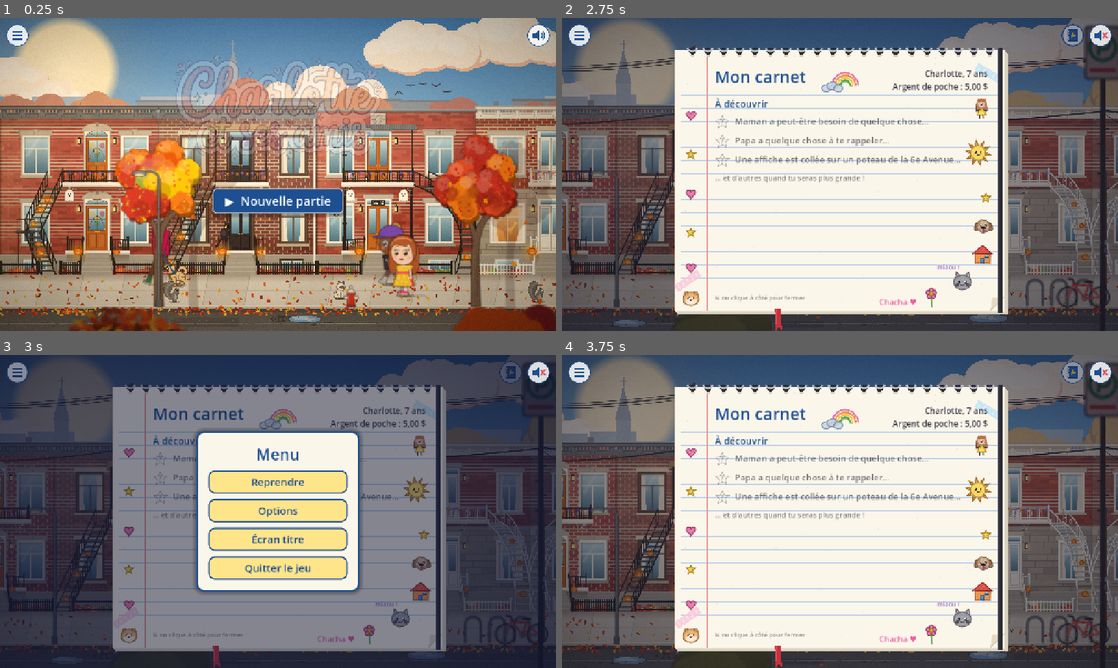
Above: before the commit, frames 1-4 (two rows, left to right).
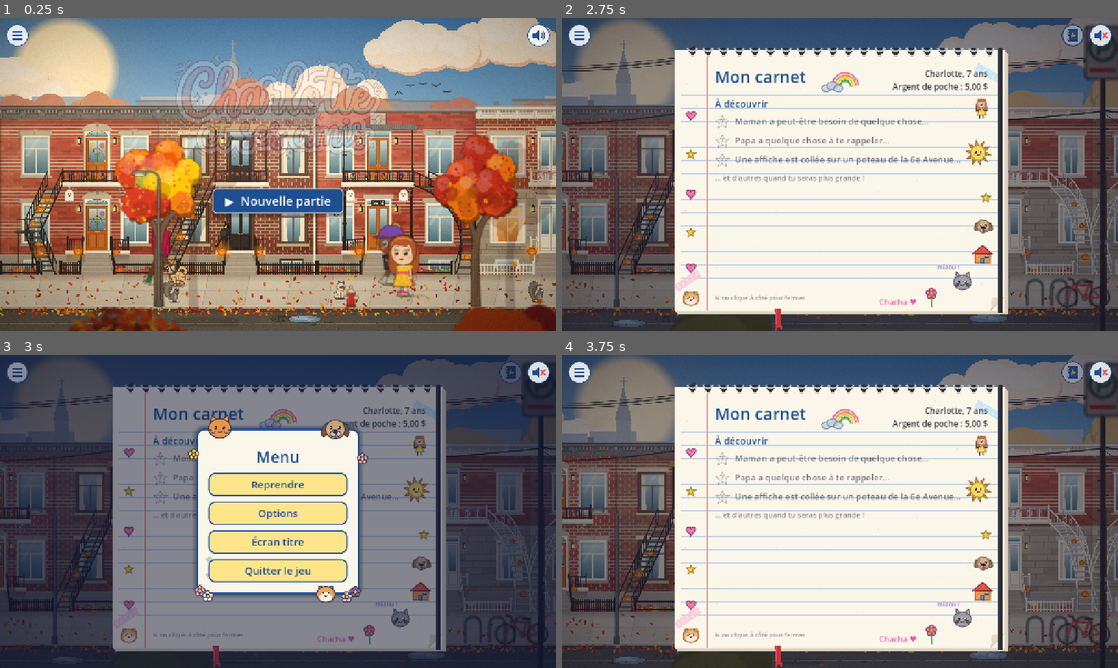
Above: after the commit, the same moments.

Repository: jullmg/jeux
Game: Godot game, scene res://scenes/intro.tscn
The game is run twice, just before and just after one commit, with the same random seed, the same clock (stepped at 60 frames per second) and the same inputs.
Inputs (mouse positions are in pixels of both pictures, inside the frame that each line leads up to):
- Up to frame 1 (0.25 s): no input
- Up to frame 2 (2.75 s): click "▶ Nouvelle partie" at 0.5 s; click (1101, 36) at 1.27 s; click (1073, 36) at 2.02 s
- Up to frame 3 (3 s): click (16, 373) at 2.77 s
- Up to frame 4 (3.75 s): click "Reprendre" at 3.5 s

Frames 1-2 are identical in both runs. In frame 3, 5.5% of the frame differs, in the area x 33-67%, y 19-80%; in frame 4, nothing differs.

Commit message:
Charlotte: a cuter menu, with a cat, a dog, a hamster and flowers
Co-Authored-By: Claude Opus 5.5 <noreply@anthropic.com>

Diff:
--- a/Charlotte/ui/game_menu.gd
+++ b/Charlotte/ui/game_menu.gd
@@ -81,12 +81,14 @@
 			toggle())
 	_page.add_child(dim)
 	_card = PanelContainer.new()
+	_card.draw.connect(_decorate)
 	var style := StyleBoxFlat.new()
 	style.bg_color = CREAM
 	style.border_color = BLUE
 	style.set_border_width_all(4)
 	style.set_corner_radius_all(18)
 	style.set_content_margin_all(28)
+	style.content_margin_top = 40
 	style.shadow_color = Color(0, 0, 0, 0.3)
 	style.shadow_size = 10
 	_card.add_theme_stylebox_override("panel", style)
@@ -124,6 +126,27 @@
 	_show(_main)
 
 
+# Over the card's edges: a cat, a dog and a hamster peeking over the top, flowers in the corners, paw prints.
+func _decorate() -> void:
+	var w := _card.size.x
+	var h := _card.size.y
+	CuteArt.cat_head(_card, Vector2(54, 0), 26, Color("#E8954A"))
+	CuteArt.dog_head(_card, Vector2(w - 56, 2), 26, Color("#C9A27A"), Color("#7A5232"))
+	CuteArt.hamster_head(_card, Vector2(w / 2.0 + 110.0, h), 20)
+	for f in [[Vector2(8, h - 8), Color("#F2A7C9")], [Vector2(26, h + 4), Color("#FFFFFF")], [Vector2(w - 10, h - 6), Color("#9B59B6")],
+			[Vector2(w - 30, h + 6), Color("#F7C6D9")], [Vector2(-6, 60), Color("#FFD23F")], [Vector2(w + 6, 70), Color("#F2A7C9")]]:
+		CuteArt.flower(_card, f[0], 12, f[1])
+	for p in [Vector2(30, h - 40), Vector2(48, h - 58), Vector2(30, h - 76)]:
+		_paw(p)
+
+
+func _paw(c: Vector2) -> void:
+	var col := Color(BLUE, 0.25)
+	_card.draw_circle(c, 5.0, col)
+	for k in 4:
+		_card.draw_circle(c + Vector2.from_angle(-PI / 2.0 + (k - 1.5) * 0.55) * 8.0, 2.4, col)
+
+
 func _show(which: VBoxContainer) -> void:
 	_main.visible = which == _main
 	_options.visible = which == _options
